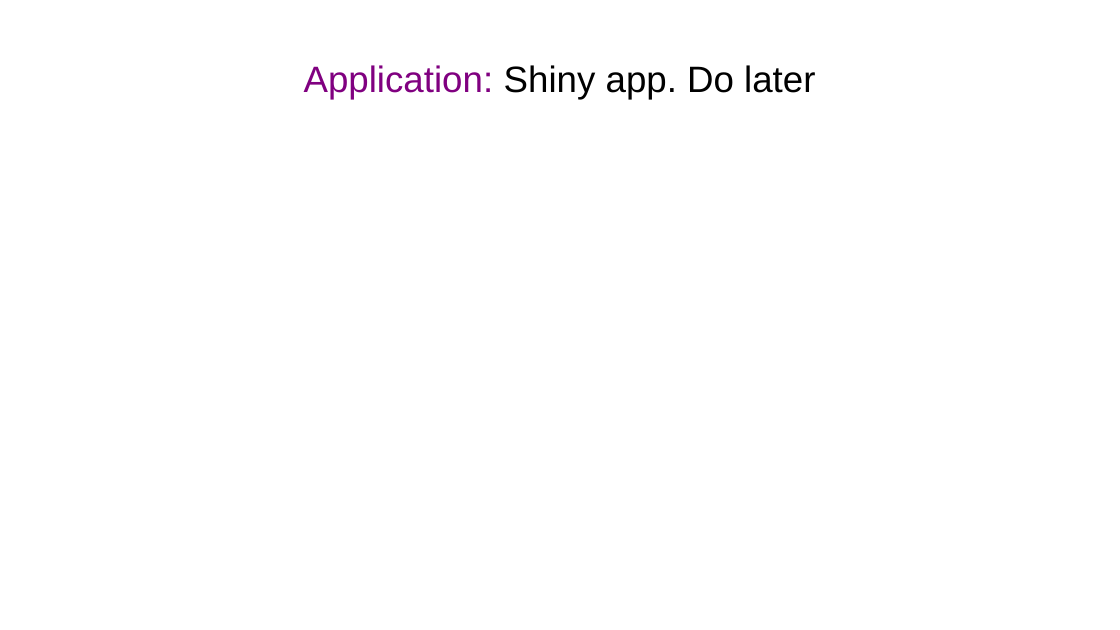
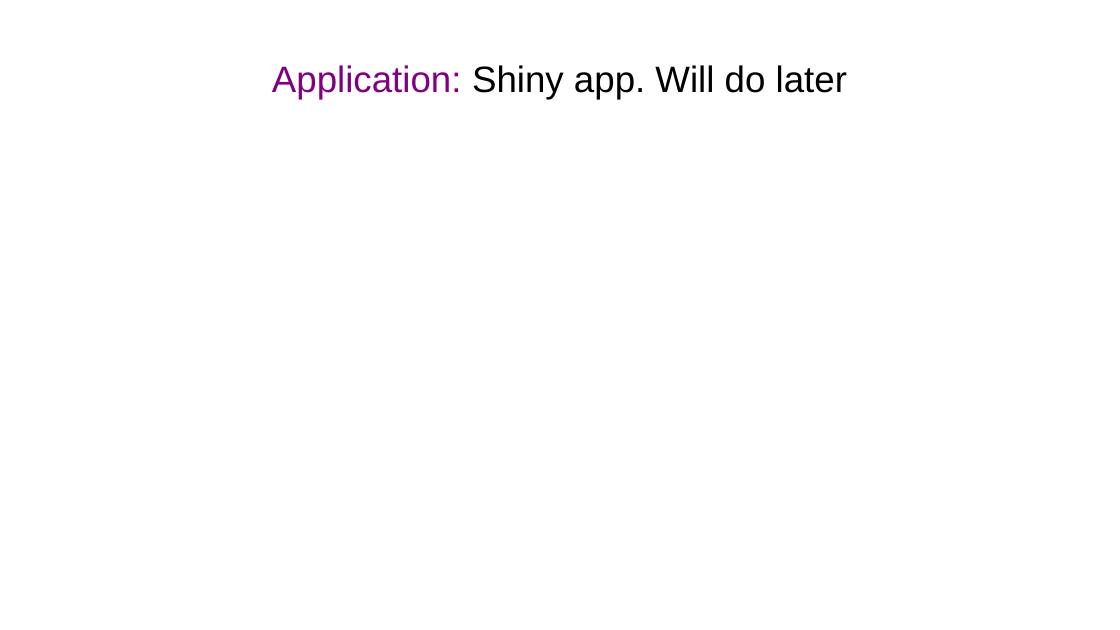
Before and after one commit to f0nzie/keras_and_shiny-tutorial, a slide deck: slide 9 of keras_and_shiny-tutorial.odp (slide 8 before the commit). Drawn at 1120x630 pixels with LibreOffice and Linux fonts; fonts in the diff are those of the drawing. Boxes give left, top, right and bottom in pixels: in the first picture for what was removed or moved away, otherwise in the second. Text is boxed around its words. In the diff, an @@ line names an element or a change of style, - is before the commit and + after.

```diff
--- a/keras_and_shiny-tutorial.odp
+++ b/keras_and_shiny-tutorial.odp
@@ title at bbox=[272, 65, 847, 99]: text changed @@
-Application: Shiny app. Do later
+Application: Shiny app. Will do later
```
Also in this commit, not shown: 16 other slides changed, 2 slides added, 1 slide removed, 11 other files.
